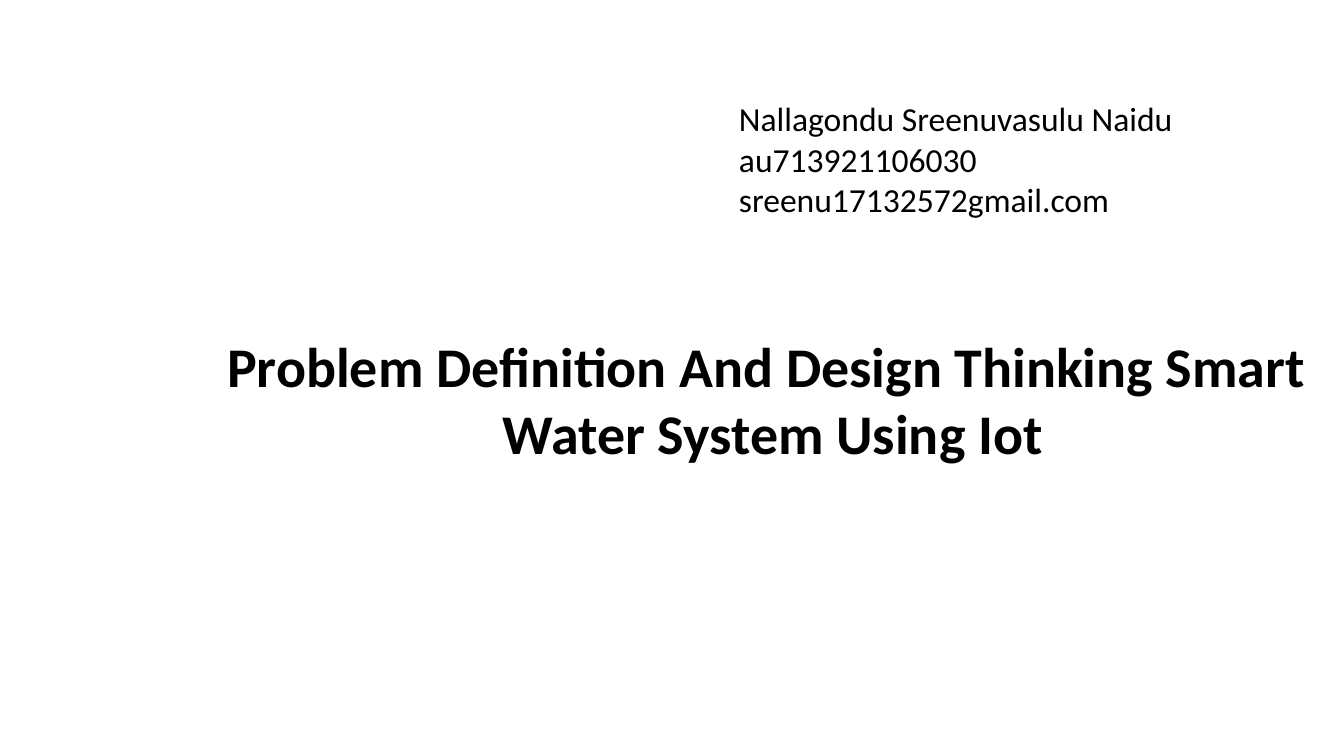
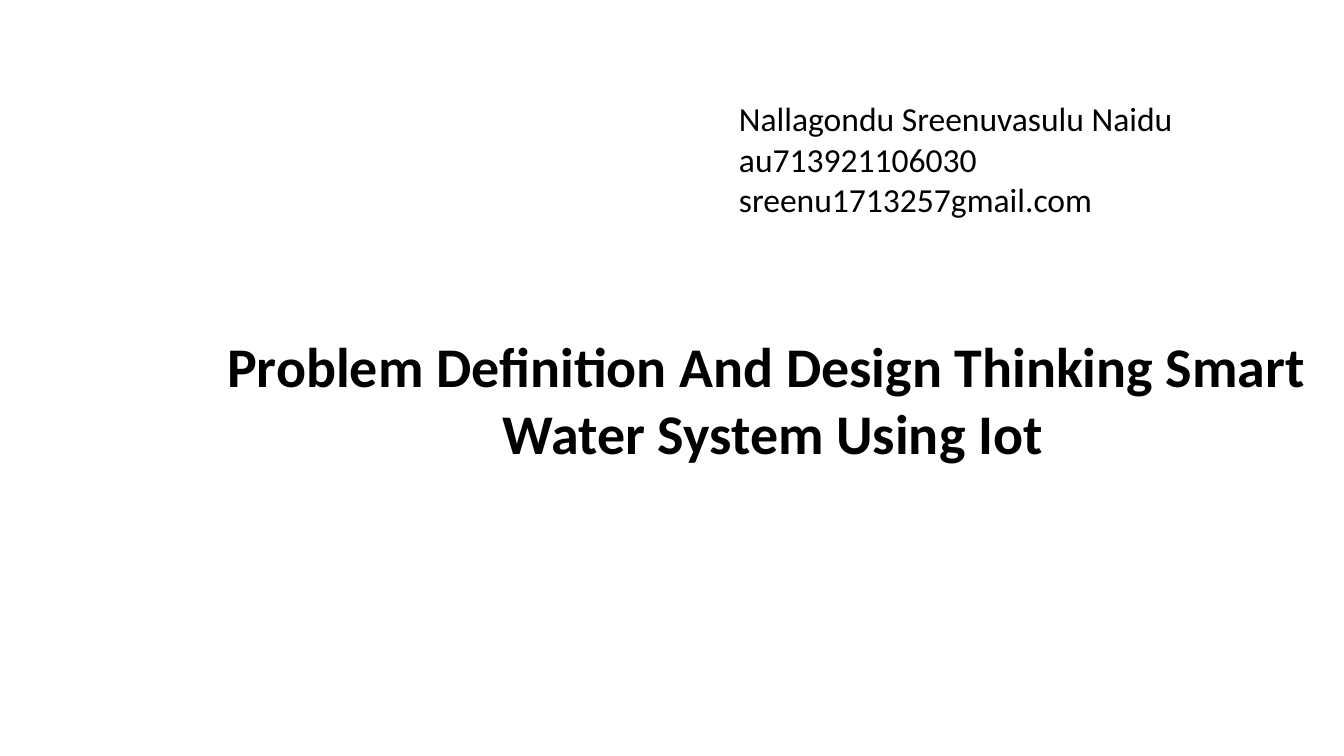
Before and after one commit to nallagondusreenuvasulunaidu/smartwatersystem, a slide deck: slide 1 of Internent of things_phase1.pptx. Drawn at 1344x756 pixels with LibreOffice and Linux fonts; fonts in the diff are those of the drawing. Boxes give left, top, right and bottom in pixels: in the first picture for what was removed or moved away, otherwise in the second. Text is boxed around its words. In the diff, an @@ line names an element or a change of style, - is before the commit and + after.

```diff
--- a/Internent of things_phase1.pptx
+++ b/Internent of things_phase1.pptx
@@ text at bbox=[739, 188, 1092, 218]: text changed @@
-sreenu17132572gmail.com
+sreenu1713257gmail.com
```
